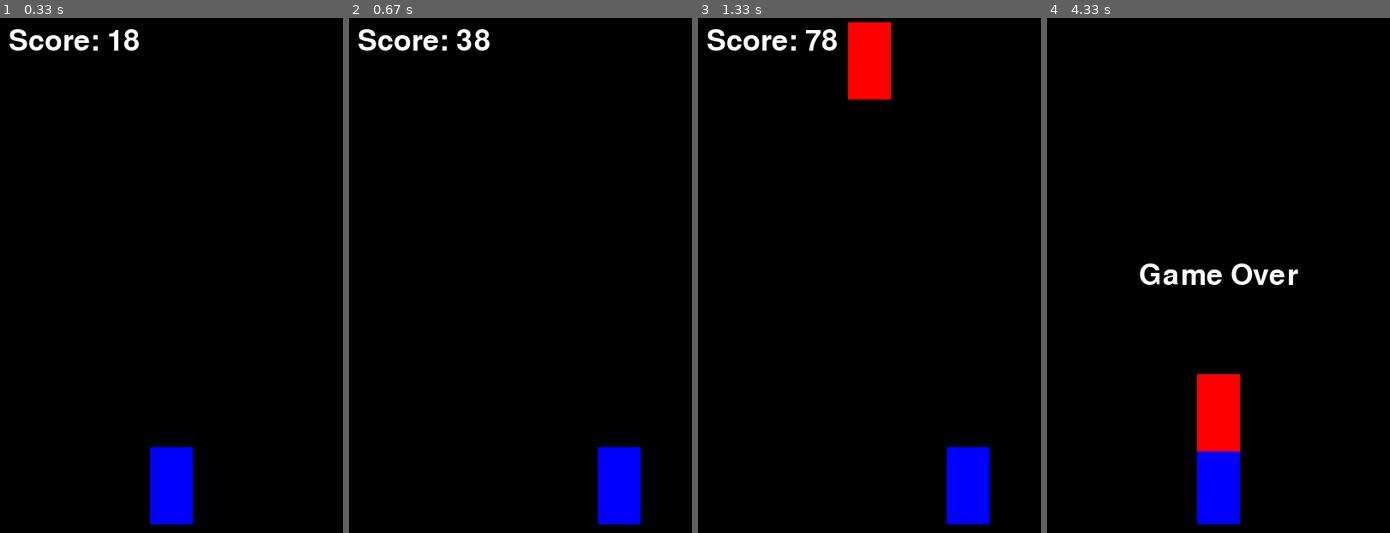
Above: before the commit, frames 1-4 (left to right).
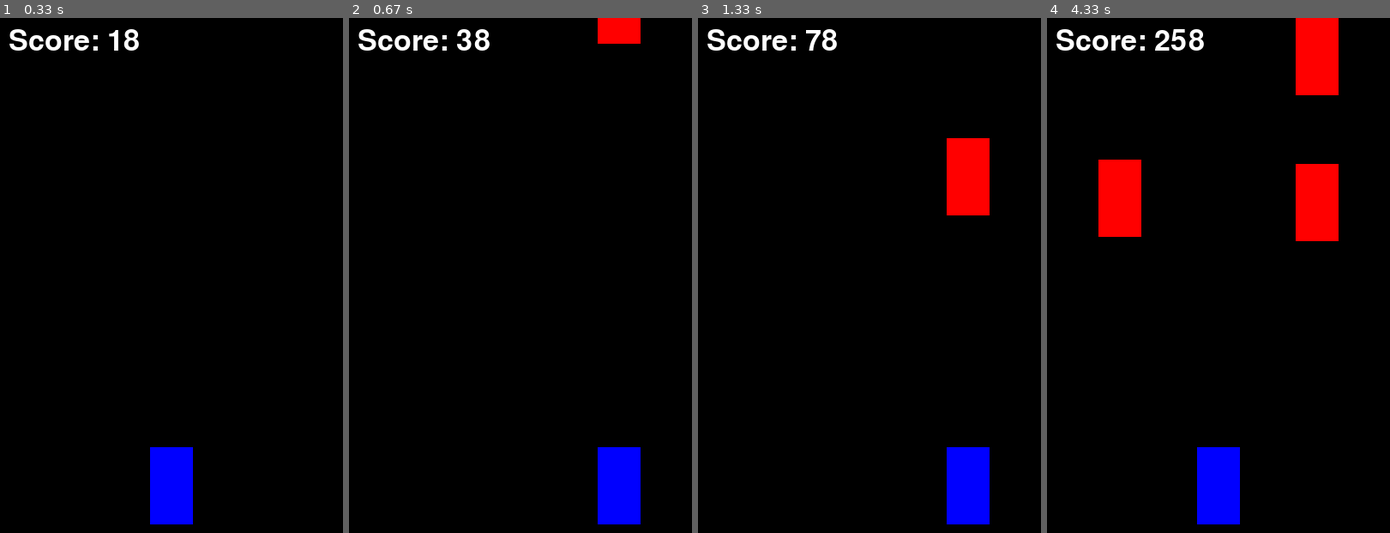
Above: after the commit, the same moments.

Repository: karkeybipin/egg_game
Game: pygame game, started from cargame_dodge.py
Two runs of this game, one before a commit and one after it. Both use one fixed random seed, a clock stepped at 60 frames per second and the inputs below.
Inputs:
- Up to frame 1 (0.33 s): no input
- Up to frame 2 (0.67 s): hold Right from 0.33 s (still down)
- Up to frame 3 (1.33 s): release Right at 0.8 s
- Up to frame 4 (4.33 s): hold Left 1.33-1.87 s; hold Left 1.9-2.3 s; hold Right 2.33-2.97 s

Frame 1 is identical in both runs. In frame 2, 0.6% of the frame differs, in the area x 72-85%, y 0-5%; in frame 3, 3.8%; in frame 4, 9.2%, in the area x 2-85%, y 0-85%.

Commit message:
Code update

Diff:
--- a/cargame_dodge.py
+++ b/cargame_dodge.py
@@ -65,70 +65,3 @@
     pygame.quit()
 if __name__ == "__main__":
     main()
-import pygame
-import random
-
-pygame.init()
-WIDTH, HEIGHT = 400, 600
-screen = pygame.display.set_mode((WIDTH, HEIGHT))
-pygame.display.set_caption("Lane Dodger")
-WHITE = (255, 255, 255)
-BLACK = (0, 0, 0)
-RED = (255, 0, 0)
-BLUE = (0, 0, 255)
-FPS = 60
-clock = pygame.time.Clock()
-CAR_WIDTH, CAR_HEIGHT = 50, 90
-LANES = [60, 175, 290]  # 3 lanes (left, middle, right)
-car_img = pygame.Surface((CAR_WIDTH, CAR_HEIGHT))
-car_img.fill(BLUE)
-OBSTACLE_WIDTH, OBSTACLE_HEIGHT = 50, 90
-font = pygame.font.Font(None, 50)
-def display_message(text):
-    """Displays a message in the center of the screen."""
-    message = font.render(text, True, WHITE)
-    screen.blit(message, (WIDTH // 2 - message.get_width() // 2, HEIGHT // 2 - message.get_height() // 2))
-    pygame.display.update()
-    pygame.time.wait(2000)
-def main():
-    car_x = LANES[1]
-    car_y = HEIGHT - CAR_HEIGHT - 10
-    car_lane = 1
-    obstacles = []
-    score = 0
-
-    running = True
-    while running:
-        clock.tick(FPS)
-        screen.fill(BLACK)
-        for event in pygame.event.get():
-            if event.type == pygame.QUIT:
-                running = False
-            if event.type == pygame.KEYDOWN:
-                if event.key == pygame.K_LEFT and car_lane > 0:
-                    car_lane -= 1
-                if event.key == pygame.K_RIGHT and car_lane < 2:
-                    car_lane += 1
-        car_x = LANES[car_lane]
-        screen.blit(car_img, (car_x, car_y))
-        if random.randint(1, 50) == 1:
-            obstacle_lane = random.randint(0, 2)
-            obstacles.append([LANES[obstacle_lane], -OBSTACLE_HEIGHT])
-        for obstacle in obstacles:
-            obstacle[1] += 5
-        obstacles = [obstacle for obstacle in obstacles if obstacle[1] < HEIGHT]
-        for obstacle in obstacles:
-            pygame.draw.rect(screen, RED, (obstacle[0], obstacle[1], OBSTACLE_WIDTH, OBSTACLE_HEIGHT))
-        car_rect = pygame.Rect(car_x, car_y, CAR_WIDTH, CAR_HEIGHT)
-        for obstacle in obstacles:
-            obstacle_rect = pygame.Rect(obstacle[0], obstacle[1], OBSTACLE_WIDTH, OBSTACLE_HEIGHT)
-            if car_rect.colliderect(obstacle_rect):
-                display_message("Game Over")
-                running = False
-        score_text = font.render(f"Score: {score}", True, WHITE)
-        screen.blit(score_text, (10, 10))
-        pygame.display.update()
-        score += 1
-    pygame.quit()
-if __name__ == "__main__":
-    main()
